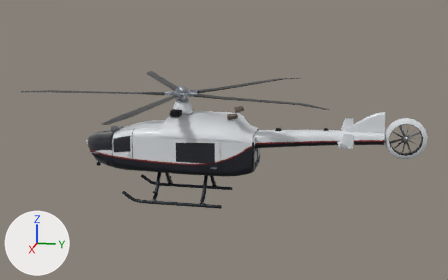
Renders of the glTF model examples/generated/vehicles/h145/h145.coarse.glb from each side of a commit.
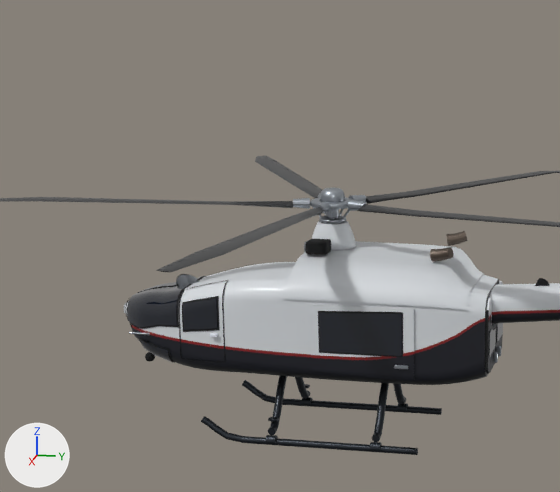
Old and new are each drawn whole from a camera (50 mm lens) standing at (20.38, 5.53, 7.22) and looking at (0.23, 1.5, 2.19) and again close up on the part from 7% to 64% of the width and 0% to 81% of the height. The lights are fixed; the arrows at lower left show +X, +Y and +Z. The last two pictures show the newer version. Where no turn or scale is listed for an object, it has been applied to the vertices. Vertices at exactly the same position are counted once.

The first close-up shows 'cockpit_glass', 'cockpit_seal', 'door_rear_window_l', 'door_rear_window_r', 'door_right_slide', 'door_window_r', 'door_window_seal_r', 'engine_cowling', 'fuselage', 'main_rotor_blade_1', 'main_rotor_blade_2', 'main_rotor_blade_3', 'main_rotor_blade_4', 'rotor_head_grips', 'skid_l', 'skid_r', 'tail_boom' and 22 more.
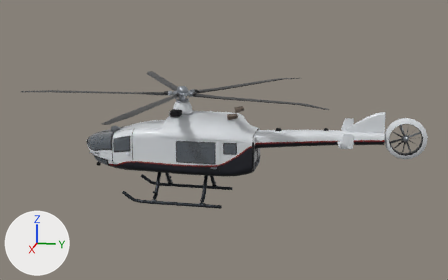
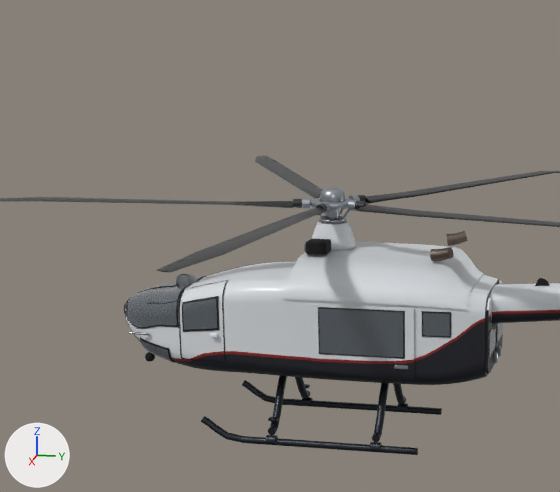
Location of each change, [x1, y1, x2, y2] in pixels of the close-ups (560 x 492 px; the box of a moved part takes in the faces that stretch with it):
'door_window_r', surface changed
    both: [319, 313, 402, 356]
'cockpit_glass', surface changed
    both: [127, 287, 217, 362]
'cabin_aft_window_r', added
    after: [423, 313, 450, 336]
'rotor_blade_sleeves', added
    after: [293, 193, 367, 213]
'cabin_aft_window_seal_r', added
    after: [422, 311, 451, 338]
part 1 of me_mesh_0, moved or reshaped
    both: [124, 296, 479, 366]
part 2 of me_mesh_0, recoloured
    before: [144, 335, 424, 362]
    after: [138, 328, 423, 361]
part 3 of me_mesh_1, recoloured
    both: [127, 289, 219, 363]
part 4 of me_mesh_4, moved or reshaped
    both: [311, 306, 414, 367]
part 5 of me_mesh_5, moved or reshaped
    before: [318, 311, 403, 357]
    after: [318, 307, 405, 359]
part 6 of me_mesh_5, recoloured
    both: [318, 311, 320, 353]
part 7 of me_mesh_6, moved or reshaped
    before: [319, 313, 402, 356]
    after: [319, 309, 403, 357]
part 8 of me_mesh_31, moved or reshaped
    before: [293, 198, 310, 209]
    after: [302, 198, 310, 209]
part 9 of me_mesh_31, moved or reshaped
    before: [316, 201, 330, 213]
    after: [320, 201, 330, 213]
part 10 of me_mesh_31, moved or reshaped
    before: [348, 200, 366, 211]
    after: [348, 200, 357, 211]
part 11 of me_mesh_31, moved or reshaped
    before: [351, 195, 367, 202]
    after: [351, 195, 360, 201]

What changed in the scene script:
```text
Change mat_h145_glass:
    where n0 = _N.new('ShaderNodeBsdfPrincipled'); n0.name = 'Principled BSDF'
    add n0.inputs[3].default_value = 2.125  # 'IOR'
    where n2 = _N.new('ShaderNodeMix'); n2.name = 'Mix'
    n2.inputs[7].default_value: (0.00335, 0.00605, 0.0144, 1.0) -> (0.0999, 0.127, 0.159, 1.0)  # 'B', black #0b1220 -> 'B', greyish blue #59646f
Add mat_h145_interior:
    mat_h145_interior = bpy.data.materials.new('h145_interior')
    # nodes: BsdfPrincipled, OutputMaterial, VertexColor
Change me_mesh_0:
    remove me_mesh_0.from_pydata(...)  # 1619 vertices, 3194 faces; spans x -0.94..0.94, y -3.56..2.56, z 1.03..2.61
    add me_mesh_0.from_pydata(...)  # 1689 vertices, 3348 faces; spans x -0.94..0.94, y -3.56..2.56, z 1.03..2.61
    me_mesh_0 part 1: 686 vertices moved within x -0.94..0.94, y -3.56..2.39, z 1.07..2.61; 264 vertices removed from x -0.94..0.94, y -3.56..1.99, z 1.09..2.48; 334 vertices added at x -0.94..0.94, y -3.56..1.99, z 1.08..2.46
    me_mesh_0 part 2: 97 kept faces spanning x -0.94..0.94, y -3.56..1.66, z 1.4..1.91 get new vertex colours
Change me_mesh_1:
    where me_mesh_1.from_pydata(...)  # 1512 vertices, 3000 faces; spans x -0.9..0.9, y -3.39..-1.62, z 1.11..2.34
    remove me_mesh_1.materials.append(mat_h145_rubber)
    me_mesh_1 part 3: 3000 faces centred in x -0.9..0.9, y -3.39..-1.62, z 1.12..2.33 are repainted in the vertex colours; the middle colour goes from white #ffffff to black #020203
    add me_mesh_1.materials.append(mat_h145_interior)
Change me_mesh_4:
    where me_mesh_4.from_pydata(...)  # 240 vertices, 476 faces; spans x 0.03..0.08, y -0.87..0.75, z -0.58..0.58
    me_mesh_4 part 4: 200 of 240 vertices moved; they spanned x 0.06..0.08, y -0.87..0.75, z -0.48..0.46 and now span x 0.06..0.08, y -0.87..0.75, z -0.51..0.44; mean shift (0.0, 0.0, -0.04); largest move (0.07, 0.75, -0.1) -> (0.07, 0.75, -0.23)
Change me_mesh_5:
    remove me_mesh_5.from_pydata(...)  # 80 vertices, 156 faces; spans x 0.077..0.084, y -0.74..0.585, z -0.204..0.501
    remove me_mesh_5.materials.append(mat_h145_rubber)
    add me_mesh_5.from_pydata(...)  # 80 vertices, 156 faces; spans x 0.077..0.084, y -0.74..0.61, z -0.227..0.522
    me_mesh_5 part 5: 78 of 80 vertices moved; they spanned x 0.077..0.084, y -0.74..0.585, z -0.204..0.501 and now span x 0.077..0.084, y -0.74..0.61, z -0.227..0.522; mean shift (0.0, 0.013, 0.009); largest move (0.083, -0.74, 0.46) -> (0.083, -0.74, 0.517)
    me_mesh_5 part 6: 156 faces centred in x 0.078..0.084, y -0.74..0.585, z -0.204..0.498 are repainted in the vertex colours; the middle colour goes from white #ffffff to black #010102
    add me_mesh_5.materials.append(mat_h145_interior)
Change me_mesh_6:
    remove me_mesh_6.from_pydata(...)  # 80 vertices, 156 faces; spans x 0.084..0.092, y -0.72..0.565, z -0.182..0.475
    add me_mesh_6.from_pydata(...)  # 80 vertices, 156 faces; spans x 0.084..0.092, y -0.72..0.59, z -0.205..0.5
    me_mesh_6 part 7: 80 of 80 vertices moved; they spanned x 0.084..0.092, y -0.72..0.565, z -0.182..0.475 and now span x 0.084..0.092, y -0.72..0.59, z -0.205..0.5; mean shift (0.0, 0.013, 0.011)
Change me_mesh_31:
    remove me_mesh_31.from_pydata(...)  # 220 vertices, 420 faces; spans x -0.556..0.619, y -0.613..0.595, z -0.067..0.101
    add me_mesh_31.from_pydata(...)  # 220 vertices, 420 faces; spans x -0.443..0.48, y -0.48..0.47, z -0.067..0.101
    me_mesh_31 part 8: 29 of 220 vertices moved; they spanned x 0.046..0.212, y -0.613..-0.453, z -0.054..0.092 and now span x 0.023..0.19, y -0.48..-0.384, z -0.061..0.097; mean shift (-0.026, 0.103, -0.002); largest move (0.112, -0.608, -0.029) -> (0.071, -0.474, -0.04)
    me_mesh_31 part 9: 29 of 220 vertices moved; they spanned x 0.48..0.619, y -0.108..0.042, z -0.054..0.092 and now span x 0.41..0.48, y -0.109..0.053, z -0.061..0.097; mean shift (-0.106, 0.007, -0.002); largest move (0.613, -0.056, 0.083) -> (0.473, -0.049, 0.093)
    me_mesh_31 part 10: 29 of 220 vertices moved; they spanned x 0.111..0.289, y 0.423..0.595, z -0.054..0.092 and now span x 0.08..0.248, y 0.356..0.47, z -0.061..0.097; mean shift (-0.04, -0.099, -0.002); largest move (0.283, 0.551, -0.007) -> (0.241, 0.417, -0.014)
    me_mesh_31 part 11: 29 of 220 vertices moved; they spanned x -0.514..-0.325, y 0.254..0.444, z -0.054..0.092 and now span x -0.414..-0.267, y 0.205..0.363, z -0.061..0.097; mean shift (0.082, -0.068, -0.002); largest move (-0.436, 0.439, -0.007) -> (-0.322, 0.358, -0.014)
    other edits to the shape of me_mesh_31 do not show in these pictures
Add ob_rotor_blade_sleeves:
    ob_rotor_blade_sleeves = bpy.data.objects.new('rotor_blade_sleeves', me_mesh_36_1)  # 220 vertices, 420 faces; spans x -0.556..0.619, y -0.613..0.595, z -0.055..0.093
    ob_rotor_blade_sleeves.location = (0.0, 0.0, 3.69)
Add ob_cabin_aft_window_r:
    ob_cabin_aft_window_r = bpy.data.objects.new('cabin_aft_window_r', me_mesh_14_1)  # 160 vertices, 316 faces; spans x 0.924..0.955, y 1.64..2.042, z 1.9..2.25
    ob_cabin_aft_window_r.location = (0.0, 0.0, 0.0)
Add ob_cabin_aft_window_seal_r:
    ob_cabin_aft_window_seal_r = bpy.data.objects.new('cabin_aft_window_seal_r', me_mesh_13_1)  # 160 vertices, 316 faces; spans x 0.913..0.946, y 1.618..2.063, z 1.878..2.272
    ob_cabin_aft_window_seal_r.location = (0.0, 0.0, 0.0)
```
